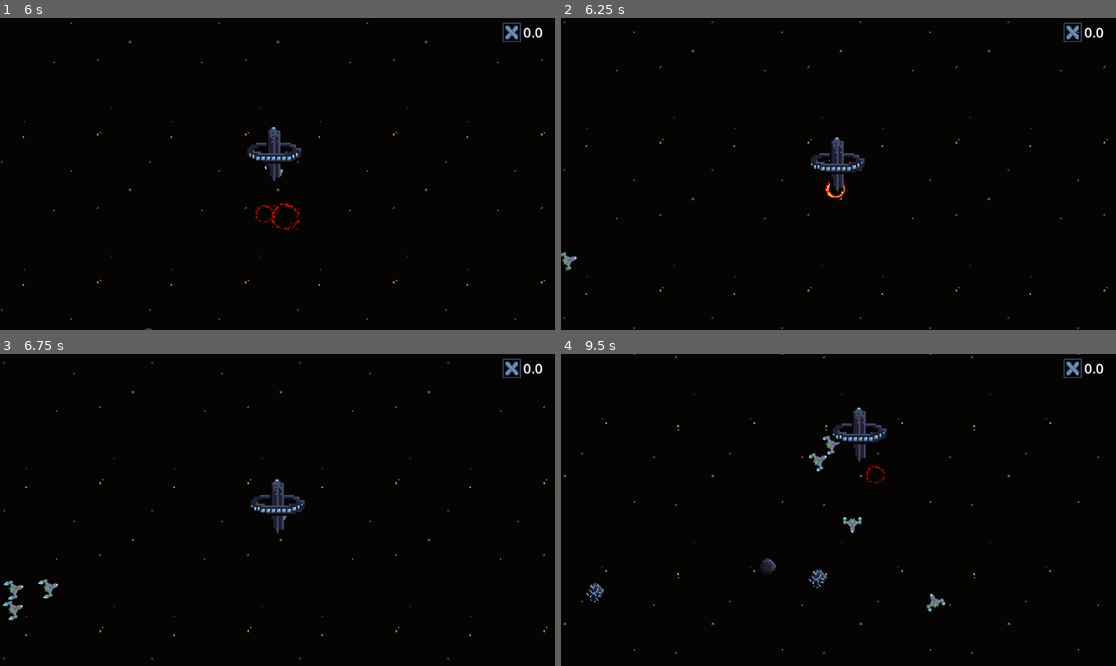
Above: before the commit, frames 1-4 (two rows, left to right).
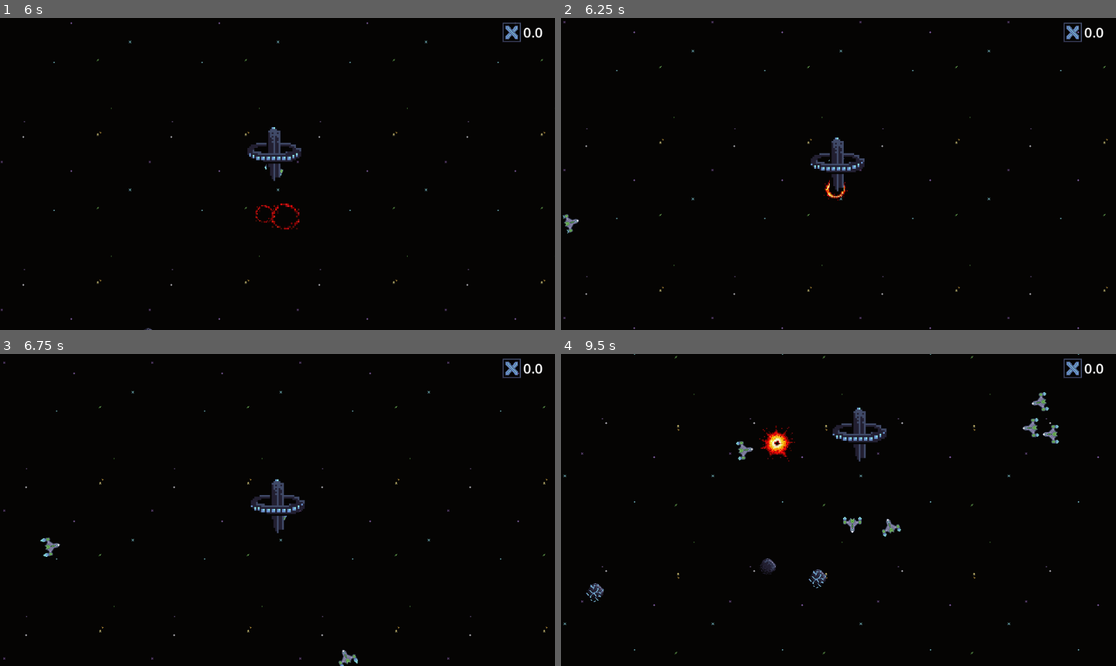
Above: after the commit, the same moments.

Repository: JoshPattman/microjam-034
Game: Godot game, scene res://scenes/game.tscn
The game is run twice, just before and just after one commit, with the same random seed, the same clock (stepped at 60 frames per second) and the same inputs. Sound files missing from this copy of the repository are replaced by a short silence.
Inputs:
- Up to frame 1 (6 s): tap Enter at 0.5 s; hold D (player_right) 0.53-1.28 s; tap Shift (player_boost) at 0.6, 4.35 s; hold S (player_back) 1.28-2.03 s; tap Ctrl (player_break) at 1.35 s; hold D (player_right) 2.03-2.78 s; tap E (player_collect) at 2.1, 5.85 s; hold W (player_forward) 2.78-3.53 s; tap 2 (player_place_bouncer) at 2.85 s; hold A (player_left) 3.53-5.03 s; tap 1 (player_place_shooter) at 3.6 s; hold S (player_back) 5.03-5.78 s; hold Ctrl (player_break) 5.03-5.78 s; hold D (player_right) from 5.78 s (still down)
- Up to frame 2 (6.25 s): keep holding D (player_right)
- Up to frame 3 (6.75 s): release D (player_right) at 6.53 s; hold W (player_forward) from 6.53 s (still down); tap 2 (player_place_bouncer) at 6.6 s
- Up to frame 4 (9.5 s): release W (player_forward) at 7.28 s; hold D (player_right) 7.28-8.03 s; tap 1 (player_place_shooter) at 7.35 s; hold S (player_back) 8.03-8.78 s; tap Shift (player_boost) at 8.1 s; hold A (player_left) from 8.78 s (still down); tap Ctrl (player_break) at 8.85 s

Frame 1 is identical in both runs. In frame 2, 0.2% of the frame differs, in the area x 0-4%, y 62-82%; in frame 3, 0.5%; in frame 4, 1.1%, in the area x 31-90%, y 12-83%.

Commit message:
enemies avoid asteroids

Diff:
--- a/godot/game_objects/asteroid.tscn
+++ b/godot/game_objects/asteroid.tscn
@@ -1,7 +1,8 @@
-[gd_scene load_steps=4 format=3 uid="uid://63kt5ovadna1"]
+[gd_scene load_steps=5 format=3 uid="uid://63kt5ovadna1"]
 
 [ext_resource type="Script" uid="uid://c02xeeury57m0" path="res://scripts/asteroid.gd" id="1_qx4ml"]
 [ext_resource type="Texture2D" uid="uid://doney3katwmus" path="res://sprites/asteroid001.png" id="2_pevbk"]
+[ext_resource type="Script" uid="uid://pbr77i1ed5mv" path="res://scripts/enemy_avoid.gd" id="3_pevbk"]
 
 [sub_resource type="CircleShape2D" id="CircleShape2D_nyswn"]
 radius = 16.0
@@ -16,3 +17,9 @@
 
 [node name="CollisionShape2D" type="CollisionShape2D" parent="."]
 shape = SubResource("CircleShape2D_nyswn")
+
+[node name="EnemyAvoid" type="Node2D" parent="."]
+script = ExtResource("3_pevbk")
+radius = 125.0
+weight = 0.2
+metadata/_custom_type_script = "uid://pbr77i1ed5mv"
--- a/godot/game_objects/resource_asteroid.tscn
+++ b/godot/game_objects/resource_asteroid.tscn
@@ -1,7 +1,8 @@
-[gd_scene load_steps=4 format=3 uid="uid://crfeu07vqeuwm"]
+[gd_scene load_steps=5 format=3 uid="uid://crfeu07vqeuwm"]
 
 [ext_resource type="Script" uid="uid://citls8k0c2w26" path="res://scripts/resource_asteroid.gd" id="1_cuwoq"]
 [ext_resource type="Texture2D" uid="uid://ddofmuaj68meo" path="res://sprites/resource-asteroid001.png" id="2_cuwoq"]
+[ext_resource type="Script" uid="uid://pbr77i1ed5mv" path="res://scripts/enemy_avoid.gd" id="3_ym2k8"]
 
 [sub_resource type="CircleShape2D" id="CircleShape2D_cuwoq"]
 radius = 16.0
@@ -16,3 +17,9 @@
 
 [node name="CollisionShape2D" type="CollisionShape2D" parent="."]
 shape = SubResource("CircleShape2D_cuwoq")
+
+[node name="EnemyAvoid" type="Node2D" parent="."]
+script = ExtResource("3_ym2k8")
+radius = 125.0
+weight = 0.2
+metadata/_custom_type_script = "uid://pbr77i1ed5mv"
--- a/godot/scripts/enemy.gd
+++ b/godot/scripts/enemy.gd
@@ -16,8 +16,13 @@
 @export var kamikazee_range: float = 40
 @export var kamikazee_explosion: PackedScene
 
+var things_to_avoid: Array[EnemyAvoid] = []
+var recalc_avoids_timer: float = 0.0
+var recalc_avoids_every: float = 0.25
+
 func _ready() -> void:
 	add_to_group("enemies")
+	recalc_avoids_timer = randf_range(0, recalc_avoids_every)
 
 func _custom_process(delta: float) -> void:
 	if current_target == null:
@@ -27,10 +32,18 @@
 	if current_target != null:
 		d_target = (current_target.global_position - global_position).normalized()
 
-	var avoids = get_tree().get_nodes_in_group("enemy_avoid")
+	if recalc_avoids_timer >= recalc_avoids_every:
+		var avoids = get_tree().get_nodes_in_group("enemy_avoid")
+		things_to_avoid.clear()
+		for a in avoids:
+			if a is EnemyAvoid:
+				things_to_avoid.append(a)
+		recalc_avoids_timer = 0
+	recalc_avoids_timer += delta
+
 	var d_avoid = Vector2()
-	for a in avoids:
-		if a is EnemyAvoid:
+	for a in things_to_avoid:
+		if a != null && a is EnemyAvoid:
 			var a_delta = a.global_position - global_position
 			var a_dist = a_delta.length()
 			if a_dist > a.radius:
--- a/godot/scripts/enemy_avoid.gd
+++ b/godot/scripts/enemy_avoid.gd
@@ -3,6 +3,7 @@
 class_name EnemyAvoid
 
 @export var radius: float = 500
+@export var weight: float = 1
 
 func _ready() -> void:
 	add_to_group("enemy_avoid")
Not shown: 1 places in godot/game_objects/blackhole.tscn that only renumber resources
Not shown: 1 places in godot/game_objects/explosion.tscn that only renumber resources
Not shown: 1 places in godot/game_objects/whitehole.tscn that only renumber resources
Not shown: 1 places in godot/scenes/game.tscn that only renumber resources
